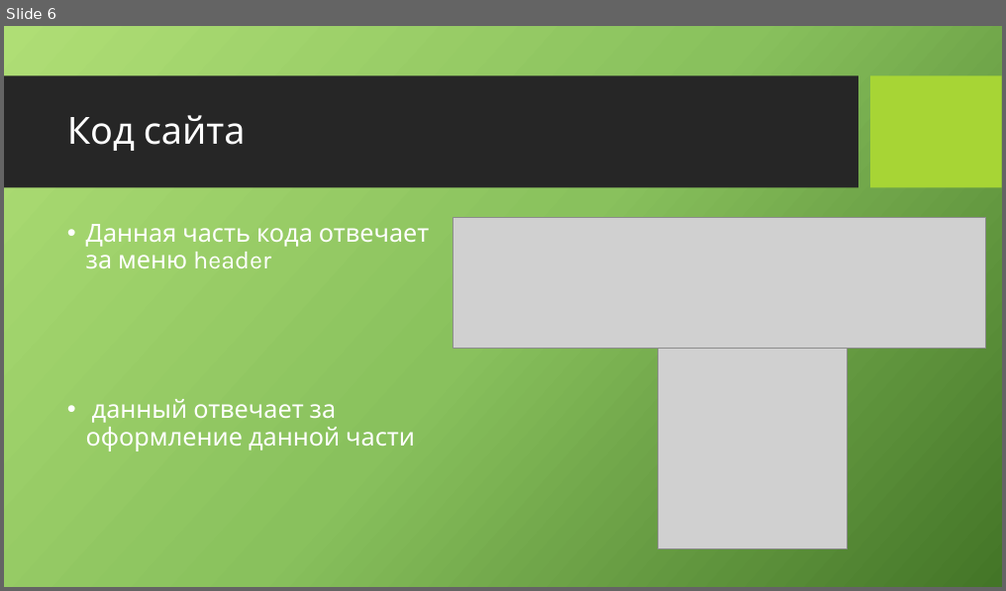
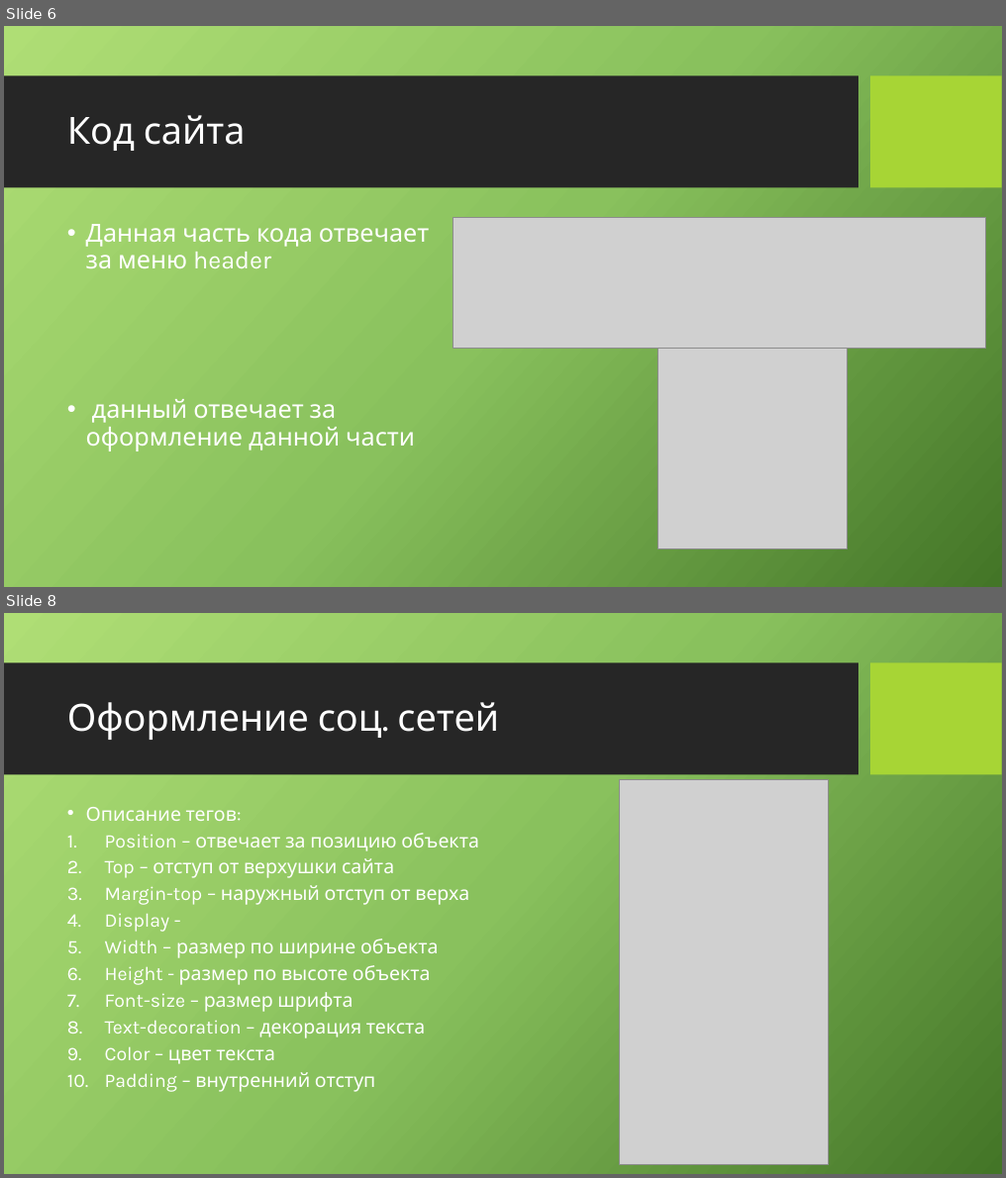
Before and after one commit to CoringPlay/raev-site, a slide deck: Ближе к суте.pptx. Shown one above the other, each under a label of ours: slide 6 before the commit, slides 6 and 8 after it; the slides between them are not shown. The pictures are 1006x591 and 1006x1178 pixels, drawn with LibreOffice and Linux fonts; fonts in the diff are those of the drawing; grey boxes stand for pictures; background and template pictures are left out. Boxes give left, top, right and bottom in pixels: in the first picture for what was removed or moved away, otherwise in the second. Text is boxed around its words. In the diff, an @@ line names an element or a change of style, - is before the commit and + after.

```diff
--- a/Ближе к суте.pptx
+++ b/Ближе к суте.pptx
@@ slide 8 added at (x1=4, y1=613, x2=1002, y2=1174), background picture (left out); not listed: 2 template elements that a slide beside it also shows @@
@@ title added at (x1=67, y1=702, x2=499, y2=740), 36 pt, text #FFFFFF @@
+Оформление соц. сетей
@@ picture added at (x1=620, y1=780, x2=829, y2=1164) @@
@@ text added at (x1=86, y1=807, x2=479, y2=1092), 18.6 pt, text #FFFFFF @@
+• Описание тегов:
+1. Position – отвечает за позицию объекта
+2. Top – отступ от верхушки сайта
+3. Margin-top – наружный отступ от верха
+4. Display -
+5. Width – размер по ширине объекта
+6. Height - размер по высоте объекта
+7. Font-size – размер шрифта
+8. Text-decoration – декорация текста
+9. Color – цвет текста
+10. Padding – внутренний отступ
```
Also in this commit, not shown: 1 slide changed, 9 other slides added.
